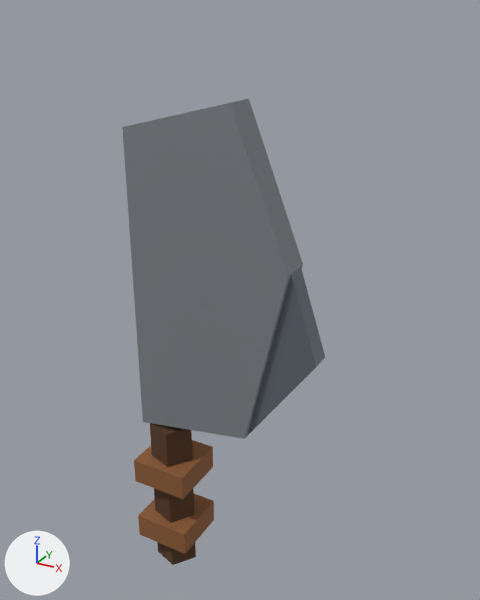
The glTF model assets/models/weapons/goblin_cleaver.glb as it was, and as the next commit left it.
Before and after are seen from a camera (50 mm lens) standing at (0.514, -0.716, 0.72) and looking at (0.107, 0.025, 0.35). Lighting does not change. The marker at lower left points along +X, +Y and +Z. The picture after the commit comes second. Vertices at exactly the same position are counted once.

Script lines for the objects in view, before the commit:
```python
me_goblin_cleaver = bpy.data.meshes.new('goblin_cleaver')
me_goblin_cleaver.from_pydata(...)  # 42 vertices, 64 faces; spans x -0.045..0.24, y -0.045..0.045, z -0.13..0.62
# faces by material slot: [16, 24, 16, 8]
me_goblin_cleaver.materials.append(mat_pal_wood_dark)  # brown #55361f
me_goblin_cleaver.materials.append(mat_pal_leather)  # brown #8b5a33
me_goblin_cleaver.materials.append(mat_pal_iron)  # grey #8a8f94
me_goblin_cleaver.materials.append(mat_pal_steel_dark)  # grey #6f7782
ob_goblin_cleaver = bpy.data.objects.new('goblin_cleaver', me_goblin_cleaver)
ob_goblin_cleaver.location = (0.0, 0.0, 0.0)
```
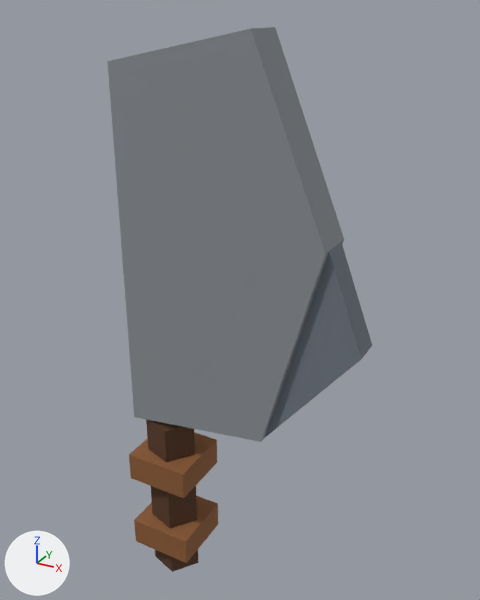
Diff of the bpy script that builds the scene:
```diff
--- a/assets/models/weapons/goblin_cleaver.glb.py
+++ b/assets/models/weapons/goblin_cleaver.glb.py
@@ mat_pal_matte @@
+mat_pal_matte = bpy.data.materials.new('pal_matte')
+mat_pal_matte.use_nodes = True; mat_pal_matte.node_tree.nodes.clear()
+_N = mat_pal_matte.node_tree.nodes; _L = mat_pal_matte.node_tree.links
+n0 = _N.new('ShaderNodeBsdfPrincipled'); n0.name = 'Principled BSDF'
+n0.inputs[2].default_value = 0.85  # 'Roughness'
+n1 = _N.new('ShaderNodeOutputMaterial'); n1.name = 'Material Output'
+n2 = _N.new('ShaderNodeVertexColor'); n2.name = 'Color Attribute'
+_L.new(n0.outputs[0], n1.inputs[0])  # 'BSDF' to 'Surface'
+_L.new(n2.outputs[0], n0.inputs[0])  # 'Color' to 'Base Color'
@@ me_goblin_cleaver @@
-me_goblin_cleaver.from_pydata(...)  # 42 vertices, 64 faces; spans x -0.045..0.24, y -0.045..0.045, z -0.13..0.62
-me_goblin_cleaver.vertices[26].co = (-0.04, -0.023, 0.13)  # pixel (142, 421)
-me_goblin_cleaver.vertices[27].co = (0.14, -0.023, 0.16)  # pixel (244, 438)
-me_goblin_cleaver.vertices[28].co = (0.2, -0.023, 0.42)  # pixel (288, 275)
-me_goblin_cleaver.vertices[29].co = (0.12, -0.023, 0.62)  # pixel (230, 102)
-me_goblin_cleaver.vertices[30].co = (-0.04, -0.023, 0.58)  # pixel (122, 127)
-me_goblin_cleaver.vertices[31].co = (-0.04, 0.023, 0.13)
-me_goblin_cleaver.vertices[32].co = (0.14, 0.023, 0.16)  # pixel (259, 423)
-me_goblin_cleaver.vertices[33].co = (0.2, 0.023, 0.42)  # pixel (303, 264)
-me_goblin_cleaver.vertices[34].co = (0.12, 0.023, 0.62)  # pixel (248, 98)
-me_goblin_cleaver.vertices[35].co = (-0.04, 0.023, 0.58)  # pixel (143, 122)
-me_goblin_cleaver.vertices[36].co = (0.14, -0.015, 0.16)  # pixel (247, 436)
-me_goblin_cleaver.vertices[37].co = (0.24, -0.015, 0.3)  # pixel (316, 367)
-me_goblin_cleaver.vertices[38].co = (0.2, -0.015, 0.42)  # pixel (290, 274)
-me_goblin_cleaver.vertices[39].co = (0.14, 0.015, 0.16)  # pixel (256, 425)
-me_goblin_cleaver.vertices[40].co = (0.24, 0.015, 0.3)  # pixel (325, 357)
-me_goblin_cleaver.vertices[41].co = (0.2, 0.015, 0.42)  # pixel (300, 266)
+me_goblin_cleaver.from_pydata(...)  # 42 vertices, 64 faces; spans x -0.05..0.3, y -0.05..0.05, z -0.14..0.7
+# me_goblin_cleaver part 1: the loose piece of 10 vertices spanning x -0.028..0.035, y -0.033..0.033, z -0.13..0.13 is scaled about its middle by (1.14, 1.14, 1.08)
+# me_goblin_cleaver part 2: the loose piece of 8 vertices spanning x -0.045..0.045, y -0.045..0.045, z 0.03..0.07 is scaled about its middle by (1.11, 1.11, 1.12), then moved by (0.0, 0.0, 0.01)
+# me_goblin_cleaver part 3: the loose piece of 8 vertices spanning x -0.045..0.045, y -0.045..0.045, z -0.08..-0.04 is scaled about its middle by (1.11, 1.11, 1.13), then moved by (0.0, 0.0, -0.01)
+# me_goblin_cleaver part 4
+me_goblin_cleaver.vertices[26].co = (-0.05, -0.03, 0.14)  # pixel (134, 417)
+me_goblin_cleaver.vertices[27].co = (0.17, -0.03, 0.17)  # pixel (261, 441)
+me_goblin_cleaver.vertices[28].co = (0.25, -0.03, 0.46)  # pixel (325, 253)
+me_goblin_cleaver.vertices[29].co = (0.15, -0.03, 0.7)  # pixel (250, 28)
+me_goblin_cleaver.vertices[30].co = (-0.05, -0.03, 0.66)  # pixel (107, 61)
+me_goblin_cleaver.vertices[31].co = (-0.05, 0.03, 0.14)
+me_goblin_cleaver.vertices[32].co = (0.17, 0.03, 0.17)
+me_goblin_cleaver.vertices[33].co = (0.25, 0.03, 0.46)  # pixel (344, 239)
+me_goblin_cleaver.vertices[34].co = (0.15, 0.03, 0.7)  # pixel (275, 27)
+me_goblin_cleaver.vertices[35].co = (-0.05, 0.03, 0.66)
+me_goblin_cleaver.vertices[36].co = (0.17, -0.02, 0.17)  # pixel (264, 438)
+me_goblin_cleaver.vertices[37].co = (0.3, -0.02, 0.33)  # pixel (361, 358)
+me_goblin_cleaver.vertices[38].co = (0.25, -0.02, 0.46)  # pixel (329, 251)
+me_goblin_cleaver.vertices[39].co = (0.17, 0.02, 0.17)
+me_goblin_cleaver.vertices[40].co = (0.3, 0.02, 0.33)  # pixel (372, 345)
+me_goblin_cleaver.vertices[41].co = (0.25, 0.02, 0.46)  # pixel (341, 241)
+# me_goblin_cleaver part 5: all 16 faces that had it switch from mat_pal_wood_dark (brown #55361f) to mat_pal_matte
+# me_goblin_cleaver part 6: all 24 faces that had it switch from mat_pal_leather (brown #8b5a33) to mat_pal_matte
+# me_goblin_cleaver part 7: all 16 faces that had it switch from mat_pal_iron (grey #8a8f94) to mat_pal_matte
+# me_goblin_cleaver part 8: all 8 faces that had it switch from mat_pal_steel_dark (grey #6f7782) to mat_pal_matte
+# me_goblin_cleaver part 9: vertex colours changed
```

Boxes [x1, y1, x2, y2] around the edits, measured in the pictures (480 x 600 px; the box of a moved part takes in the faces that stretch with it):
'goblin_cleaver', reshaped, recoloured (30% wider, 17% taller)
    before: [122, 99, 325, 565]
    after: [108, 27, 372, 572]
part 1 of me_goblin_cleaver, moved or reshaped
    before: [150, 423, 196, 565]
    after: [146, 420, 198, 572]
part 2 of me_goblin_cleaver, moved or reshaped
    before: [134, 440, 213, 499]
    after: [129, 432, 217, 498]
part 3 of me_goblin_cleaver, moved or reshaped
    before: [138, 494, 214, 554]
    after: [134, 495, 218, 563]
part 4 of me_goblin_cleaver, moved or reshaped
    before: [122, 99, 325, 439]
    after: [108, 27, 372, 442]
part 5 of me_goblin_cleaver, recoloured
    before: [150, 423, 196, 565]
    after: [146, 420, 198, 572]
part 6 of me_goblin_cleaver, recoloured
    before: [134, 440, 214, 554]
    after: [129, 432, 218, 563]
part 7 of me_goblin_cleaver, recoloured
    before: [122, 99, 303, 439]
    after: [108, 27, 344, 442]
part 8 of me_goblin_cleaver, recoloured
    before: [247, 267, 325, 436]
    after: [265, 242, 372, 437]
